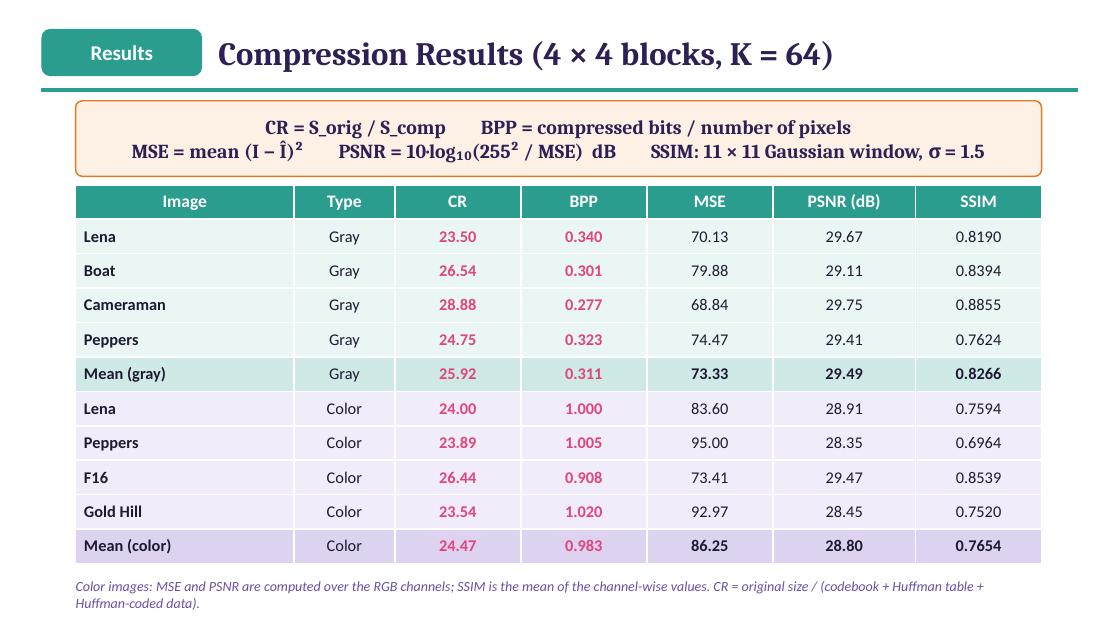
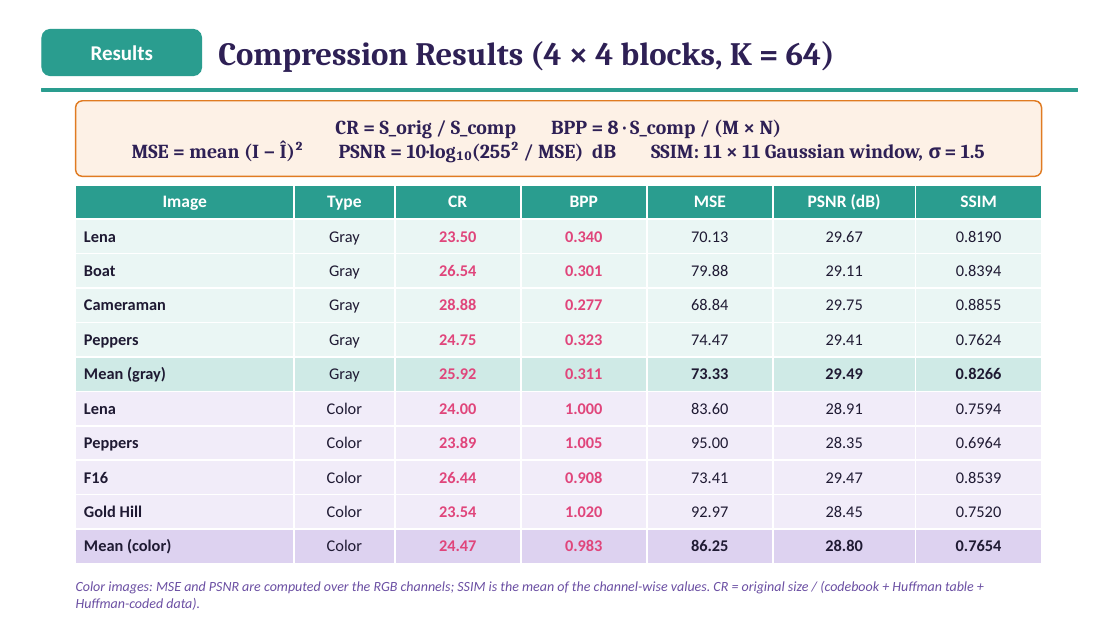
Before and after one commit to ibtihal-cpu/mihk, a slide deck: slide 23 of results/seminar/figs/Seminar_Ibtihal_FINAL.pptx. Drawn at 1120x630 pixels with LibreOffice and Linux fonts; fonts in the diff are those of the drawing. Boxes give left, top, right and bottom in pixels: in the first picture for what was removed or moved away, otherwise in the second. Text is boxed around its words. In the diff, an @@ line names an element or a change of style, - is before the commit and + after.

```diff
--- a/results/seminar/figs/Seminar_Ibtihal_FINAL.pptx
+++ b/results/seminar/figs/Seminar_Ibtihal_FINAL.pptx
@@ text at [335,120,782,139]: text changed @@
-CR = S_orig / S_comp BPP = compressed bits / number of pixels
+CR = S_orig / S_comp BPP = 8 · S_comp / (M × N)
```
Also in this commit, not shown: 2 other files.
